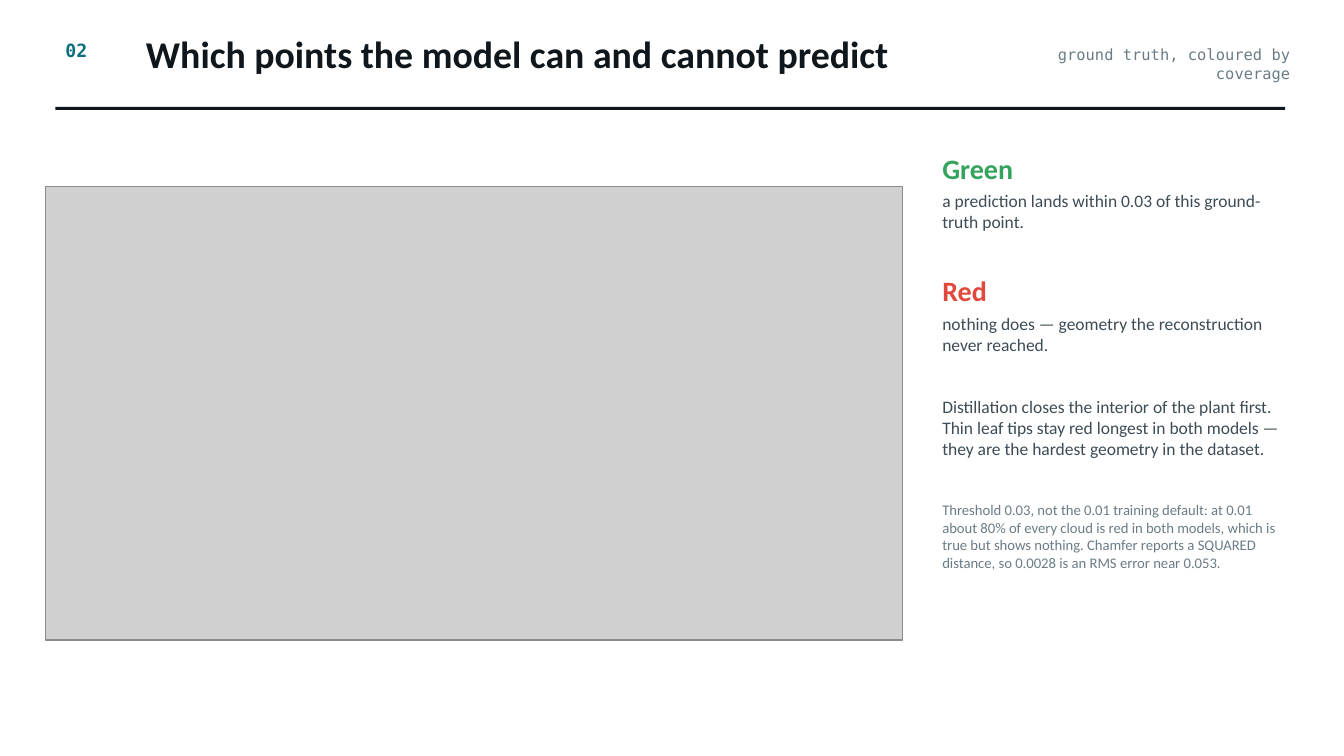
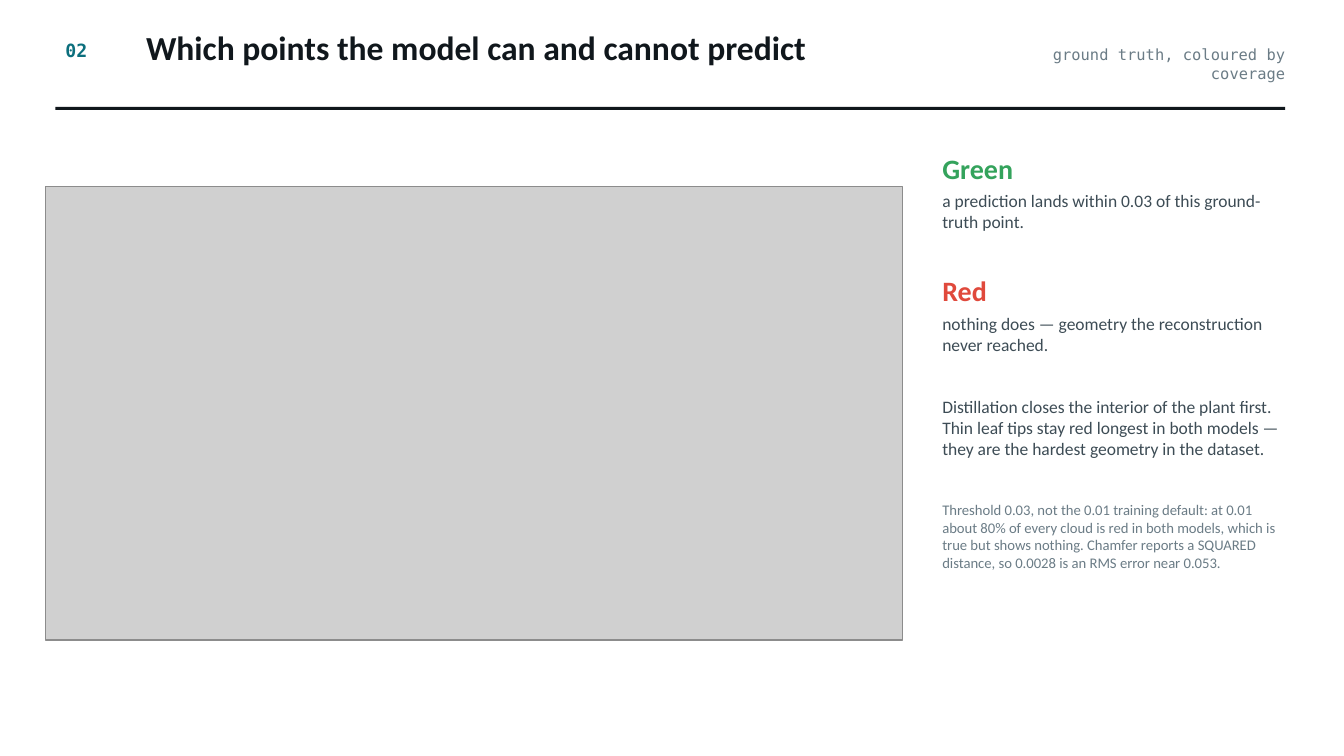
Before and after one commit to alloydas/embodiedmae, a slide deck: slide 3 of sorghum_results_2026-09-20.pptx. Drawn at 1344x756 pixels with LibreOffice and Linux fonts; fonts in the diff are those of the drawing; grey boxes stand for pictures. Boxes give left, top, right and bottom in pixels: in the first picture for what was removed or moved away, otherwise in the second. Text is boxed around its words. In the diff, an @@ line names an element or a change of style, - is before the commit and + after.

```diff
--- a/sorghum_results_2026-09-20.pptx
+++ b/sorghum_results_2026-09-20.pptx
@@ text "Which points the model can ..." at <box>146,36,805,66</box>: size 27 to 24 pt @@
@@ text "ground truth, coloured by coverage": place and size @@
-text "ground truth, coloured by coverage" at <box>1058,48,1291,82</box>
+text "ground truth, coloured by coverage" at <box>1053,48,1286,82</box>
```
Also in this commit, not shown: 3 other slides changed, 1 other file.
